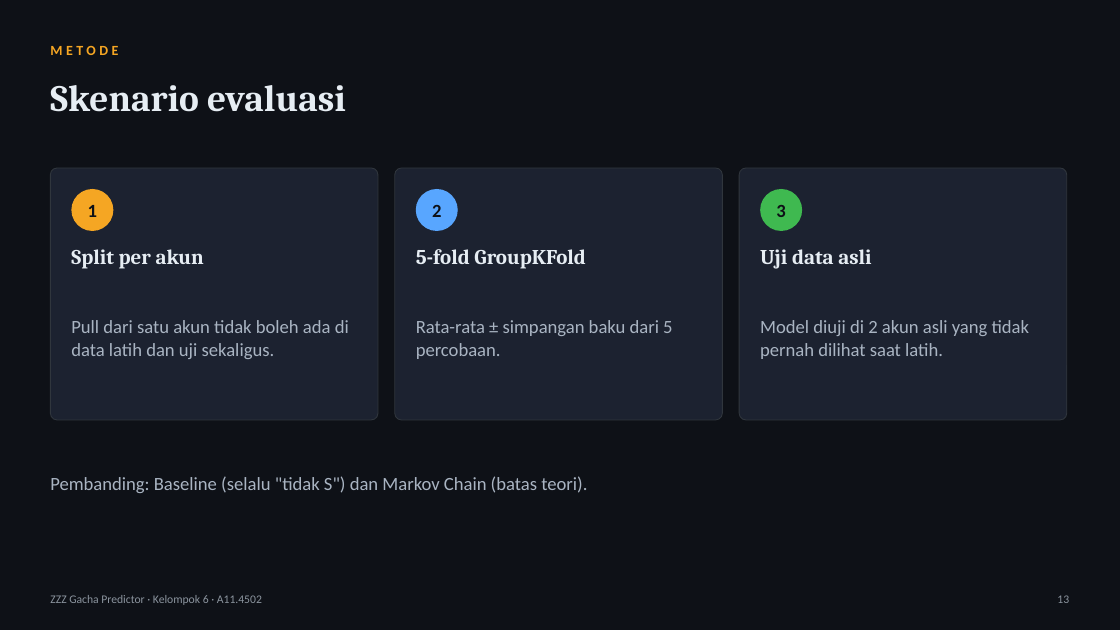
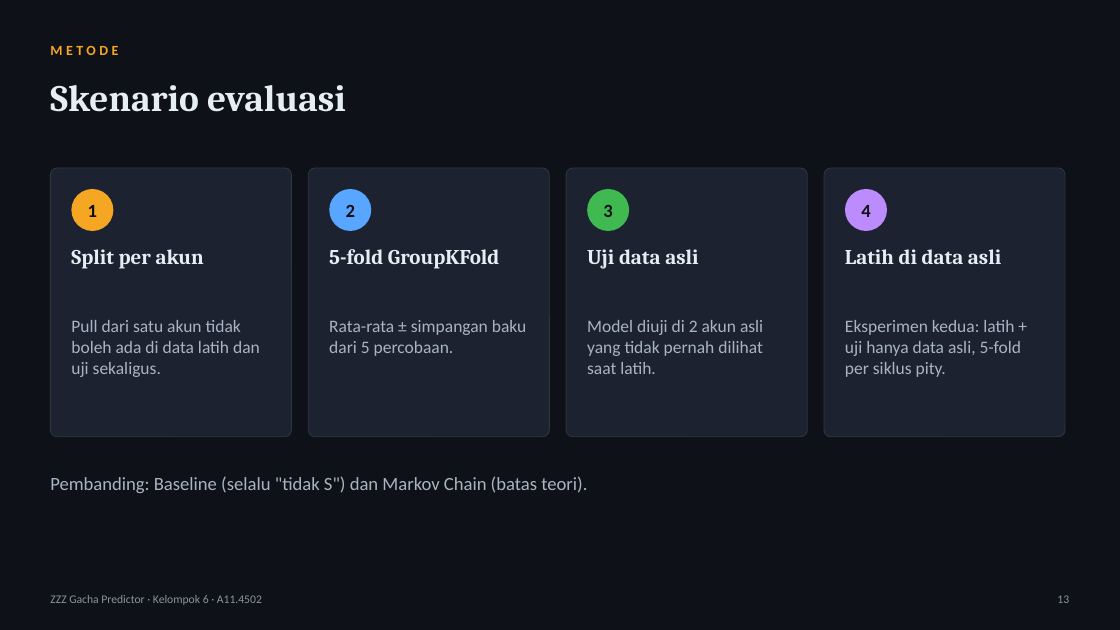
Before and after one commit to tehgeii/project-data-mining, a slide deck: slide 13 of docs/tugas/UTS_Slide_Kelompok6_A11.4502.pptx. Drawn at 1120x630 pixels with LibreOffice and Linux fonts; fonts in the diff are those of the drawing. Boxes give left, top, right and bottom in pixels: in the first picture for what was removed or moved away, otherwise in the second. Text is boxed around its words. In the diff, an @@ line names an element or a change of style, - is before the commit and + after.

Commit message:
Perbarui semua dokumen dengan eksperimen latih di data asli
- Laporan UAS: subbab 4.5 baru (tabel, grafik, pembahasan), skenario
  evaluasi, ringkasan data, kesimpulan dan saran
- Proposal UTS: sumber data, skenario evaluasi, hasil awal
- Slide UAS: slide baru "Latih & uji hanya dengan data asli" (22 slide)
- Slide UTS: slide data, skenario evaluasi (4 langkah), hasil awal
- LAPORAN.md, README, dan panduan pengumpulan disesuaikan

```diff
--- a/docs/tugas/UTS_Slide_Kelompok6_A11.4502.pptx
+++ b/docs/tugas/UTS_Slide_Kelompok6_A11.4502.pptx
@@ rounded rectangle resized from (x1=50, y1=168, x2=378, y2=420) to (x1=50, y1=168, x2=292, y2=437) @@
@@ rounded rectangle resized from (x1=395, y1=168, x2=723, y2=420) to (x1=308, y1=168, x2=549, y2=437) @@
@@ proportions changed in 3 elements at (x1=50, y1=168, x2=292, y2=437), (x1=308, y1=168, x2=549, y2=437), (x1=566, y1=168, x2=807, y2=437) @@
@@ rounded rectangle resized from (x1=739, y1=168, x2=1067, y2=420) to (x1=566, y1=168, x2=807, y2=437) @@
@@ rounded rectangle added at (x1=824, y1=168, x2=1065, y2=437), fill #1C2230, outline #30363D 0.75 pt @@
@@ text "2" moved from (x1=432, y1=205, x2=441, y2=217) to (x1=346, y1=204, x2=355, y2=217) @@
@@ ellipse moved from (x1=416, y1=189, x2=458, y2=231) to (x1=329, y1=189, x2=371, y2=231) @@
@@ text "3" moved from (x1=776, y1=205, x2=785, y2=217) to (x1=603, y1=205, x2=612, y2=217) @@
@@ ellipse moved from (x1=760, y1=189, x2=802, y2=231) to (x1=587, y1=189, x2=629, y2=231) @@
@@ ellipse added at (x1=845, y1=189, x2=887, y2=231), fill #BC8CFF @@
@@ text added at (x1=861, y1=205, x2=870, y2=217), 16 pt, text #0E1117, bold @@
+4
@@ text "5-fold GroupKFold" moved from (x1=416, y1=249, x2=586, y2=269) to (x1=329, y1=249, x2=500, y2=269) @@
@@ text "Uji data asli" moved from (x1=760, y1=249, x2=871, y2=269) to (x1=587, y1=249, x2=698, y2=269) @@
@@ text added at (x1=845, y1=249, x2=1001, y2=264), 18 pt, text #E6EDF3, bold @@
+Latih di data asli
@@ text "Rata-rata ± simpangan baku dari ..." moved from (x1=416, y1=320, x2=672, y2=359) to (x1=329, y1=320, x2=526, y2=356) @@
@@ size 16 to 15 pt in 3 elements at (x1=71, y1=320, x2=260, y2=377), (x1=329, y1=320, x2=526, y2=356), (x1=587, y1=320, x2=763, y2=374) @@
@@ text "Model diuji di 2 akun ..." moved from (x1=760, y1=320, x2=1030, y2=359) to (x1=587, y1=320, x2=763, y2=374) @@
@@ text added at (x1=845, y1=320, x2=1021, y2=377), 15 pt, text #A9B4C2 @@
+Eksperimen kedua: latih + uji hanya data asli, 5-fold per siklus pity.
```
Also in this commit, not shown: 2 other slides changed, 6 other files.
